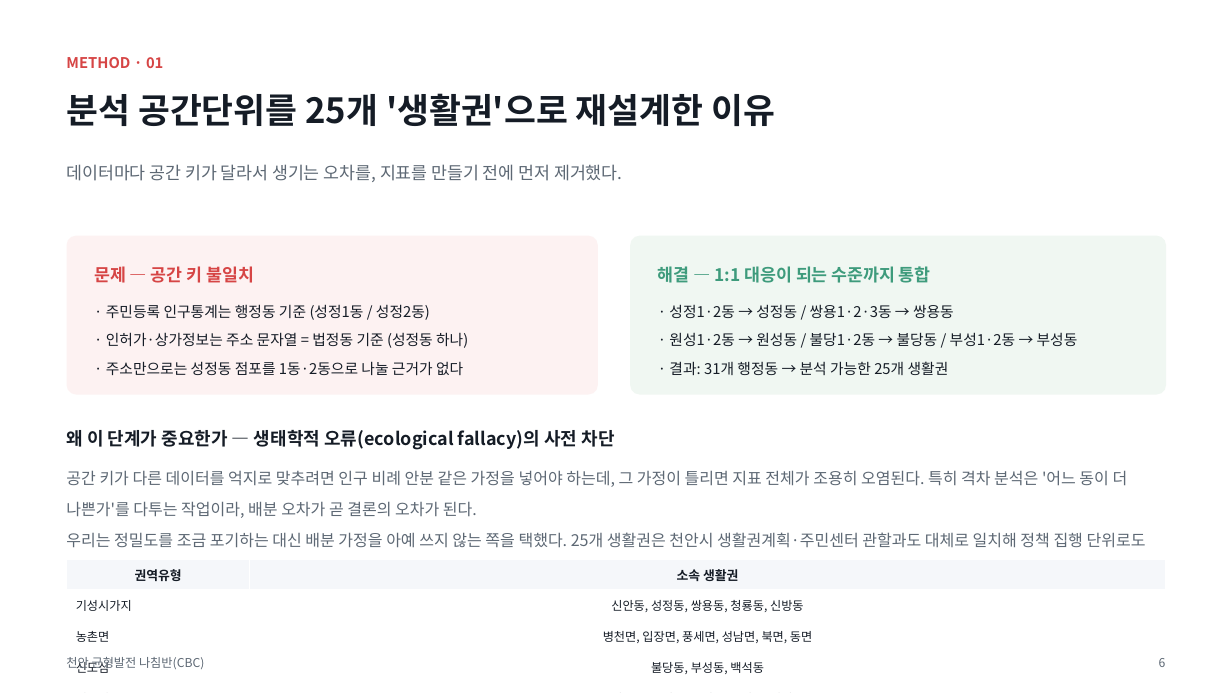
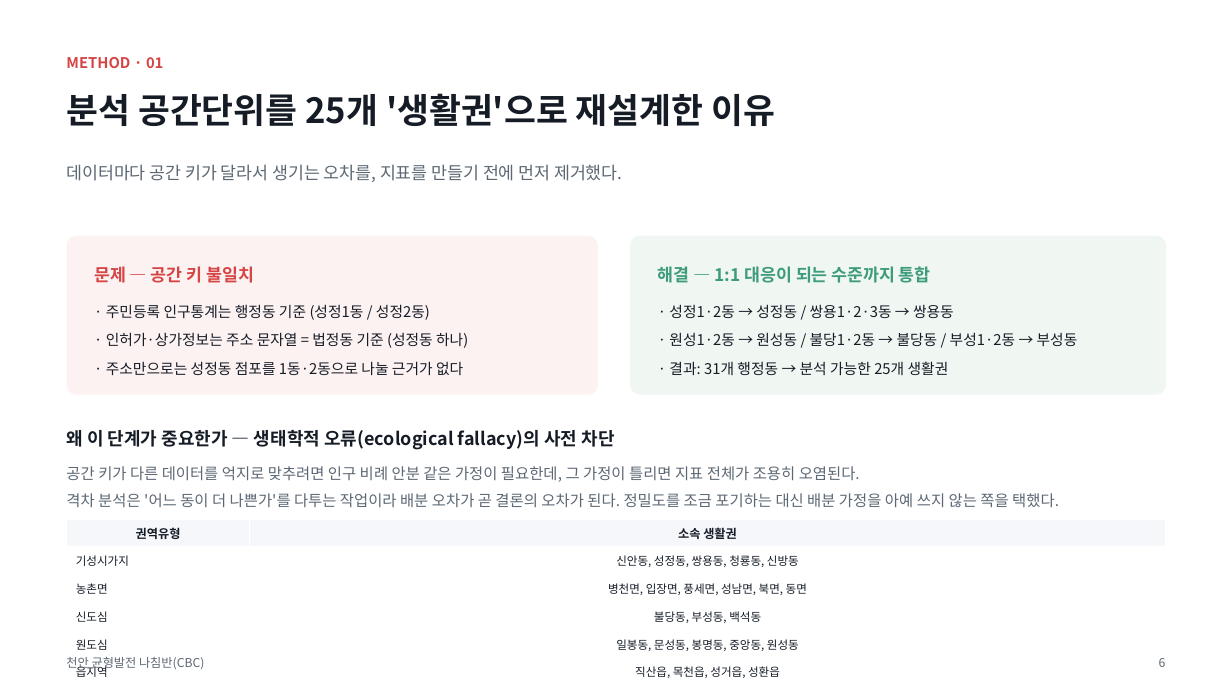
Before and after one commit to BioCode67/2026-AI-, a slide deck: slide 7 of deliverables/기획서_천안균형발전나침반_CBC.pptx. Drawn at 1232x693 pixels with LibreOffice and Linux fonts; fonts in the diff are those of the drawing. Boxes give left, top, right and bottom in pixels: in the first picture for what was removed or moved away, otherwise in the second. Text is boxed around its words. In the diff, an @@ line names an element or a change of style, - is before the commit and + after.

```diff
--- a/deliverables/기획서_천안균형발전나침반_CBC.pptx
+++ b/deliverables/기획서_천안균형발전나침반_CBC.pptx
@@ text at box(66, 466, 1059, 507): text changed; size 12.5 to 12 pt @@
-공간 키가 다른 데이터를 억지로 맞추려면 인구 비례 안분 같은 가정을 넣어야 하는데, 그 가정이 틀리면 지표 전체가 조용히 오염된다. 특히 격차 분석은 '어느 동이 더 나쁜가'를 다투는 작업이라, 배분 오차가 곧 결론의 오차가 된다.
-우리는 정밀도를 조금 포기하는 대신 배분 가정을 아예 쓰지 않는 쪽을 택했다. 25개 생활권은 천안시 생활권계획·주민센터 관할과도 대체로 일치해 정책 집행 단위로도 그대로 쓸 수 있다.
+공간 키가 다른 데이터를 억지로 맞추려면 인구 비례 안분 같은 가정이 필요한데, 그 가정이 틀리면 지표 전체가 조용히 오염된다.
+격차 분석은 '어느 동이 더 나쁜가'를 다투는 작업이라 배분 오차가 곧 결론의 오차가 된다. 정밀도를 조금 포기하는 대신 배분 가정을 아예 쓰지 않는 쪽을 택했다.
@@ table at box(67, 519, 1165, 686) @@
@@ size 10 to 9.5 pt in "권역유형", "소속 생활권" @@
@@ size 9.5 to 9 pt @@
@@ table: place and size @@
-table at box(67, 559, 1165, 693)
+table at box(67, 519, 1165, 686)
```
Also in this commit, not shown: 7 other slides changed, 3 other files.
